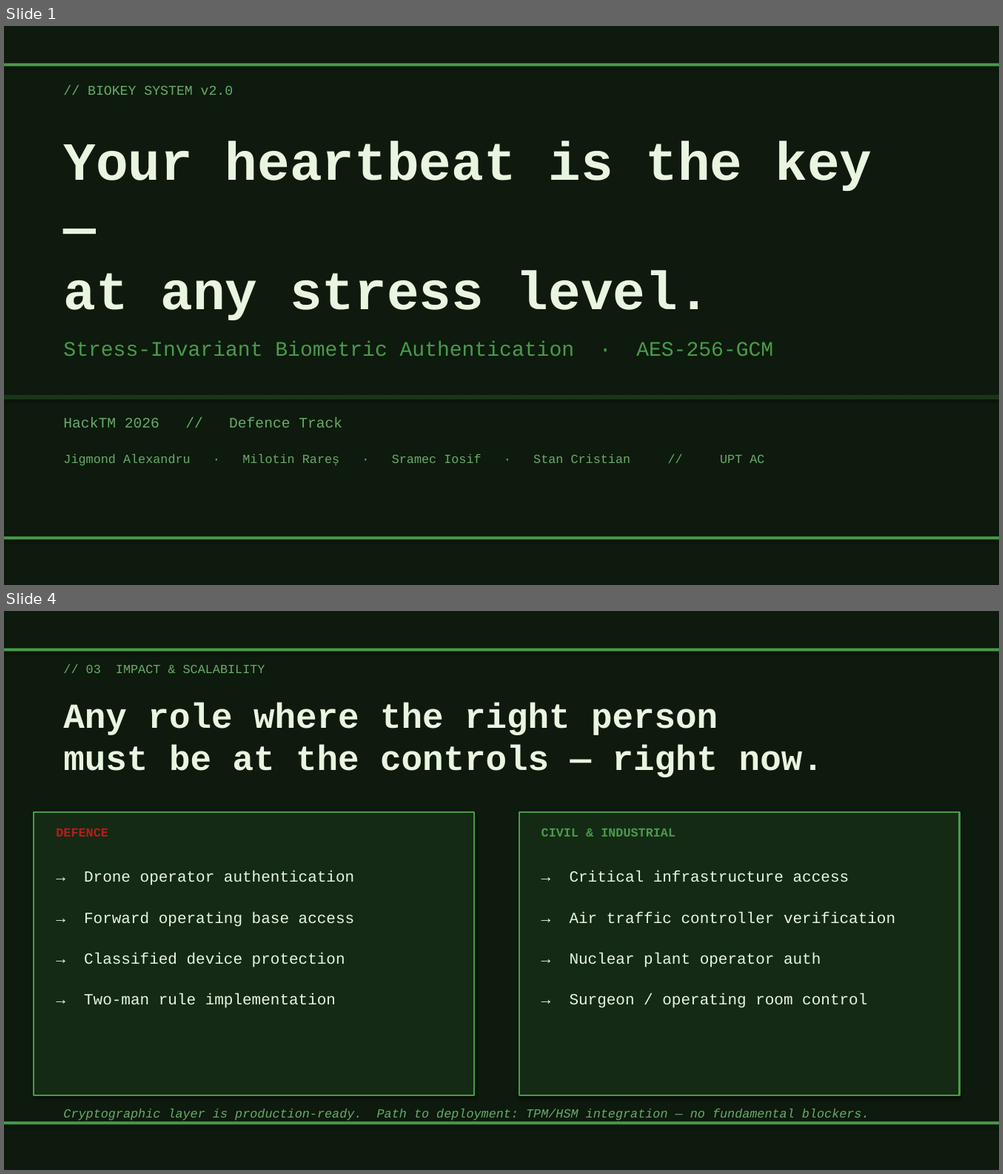
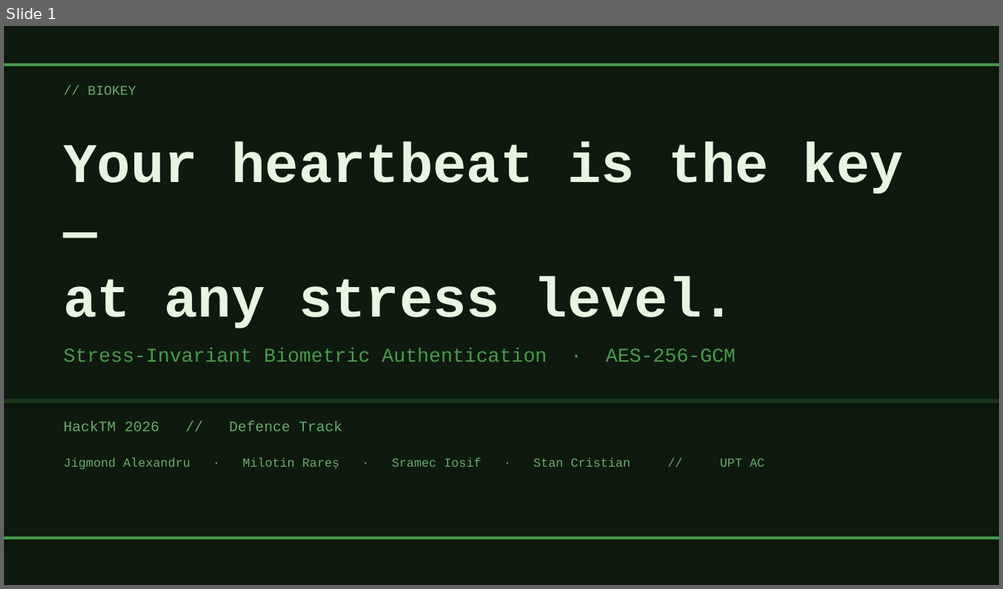
Before and after one commit to IosifSramec/biokey, a slide deck: BioKey_Presentation.pptx. Shown one above the other, each under a label of ours: slides 1 and 4 before the commit, slide 1 after it; the slides between them are not shown. The pictures are 1003x1174 and 1003x589 pixels, drawn with LibreOffice and Linux fonts; fonts in the diff are those of the drawing. Boxes give left, top, right and bottom in pixels: in the first picture for what was removed or moved away, otherwise in the second. Text is boxed around its words. In the diff, an @@ line names an element or a change of style, - is before the commit and + after.

```diff
--- a/BioKey_Presentation.pptx
+++ b/BioKey_Presentation.pptx
@@ slide 4 removed at (4,611,999,1170), background #0D1A0D @@
@@ rectangle removed at (4,648,999,651) @@
@@ text removed at (86,665,265,673) @@
-// 03 IMPACT & SCALABILITY
@@ text removed at (63,703,823,777) @@
-Any role where the right person
-must be at the controls — right now.
@@ rectangle removed at (34,812,474,1096) @@
@@ text removed at (56,829,108,837) @@
-DEFENCE
@@ rectangle removed at (519,812,959,1096) @@
@@ text removed at (541,829,675,837) @@
-CIVIL & INDUSTRIAL
@@ text removed at (84,871,354,886) @@
-→ Drone operator authentication
@@ text removed at (569,871,849,882) @@
-→ Critical infrastructure access
@@ text removed at (84,912,355,927) @@
-→ Forward operating base access
@@ text removed at (569,912,895,923) @@
-→ Air traffic controller verification
@@ text removed at (84,953,345,968) @@
-→ Classified device protection
@@ text removed at (569,953,820,968) @@
-→ Nuclear plant operator auth
@@ text removed at (84,994,336,1008) @@
-→ Two-man rule implementation
@@ text removed at (569,994,867,1008) @@
-→ Surgeon / operating room control
@@ text removed at (63,1109,869,1121) @@
-Cryptographic layer is production-ready. Path to deployment: TPM/HSM integration — no fundamental blockers.
@@ rectangle removed at (4,1122,999,1125) @@
@@ slide 1 changed as well @@
@@ text at (88,86,136,95): text changed @@
-// BIOKEY SYSTEM v2.0
+// BIOKEY
@@ text "Your heartbeat is the key ..." at (63,142,903,329): size 52 to 54 pt @@
@@ text "Stress-Invariant Biometric Authentication · AES-256-GCM": place and size @@
-text "Stress-Invariant Biometric Authentication · AES-256-GCM" at (63,341,773,356)
+text "Stress-Invariant Biometric Authentication · AES-256-GCM" at (63,349,735,362)
@@ text "Stress-Invariant Biometric Authentication · AES-256-GCM" at (63,349,735,362): size 20 to 19 pt @@
@@ 2 texts, 1 rectangle: place and size @@
-2 texts, 1 rectangle at (4,395,999,466)
+2 texts, 1 rectangle at (4,399,999,470)
```
Also in this commit, not shown: 1 other slide changed, 2 slides added, 1 other slide removed, 2 other files.
